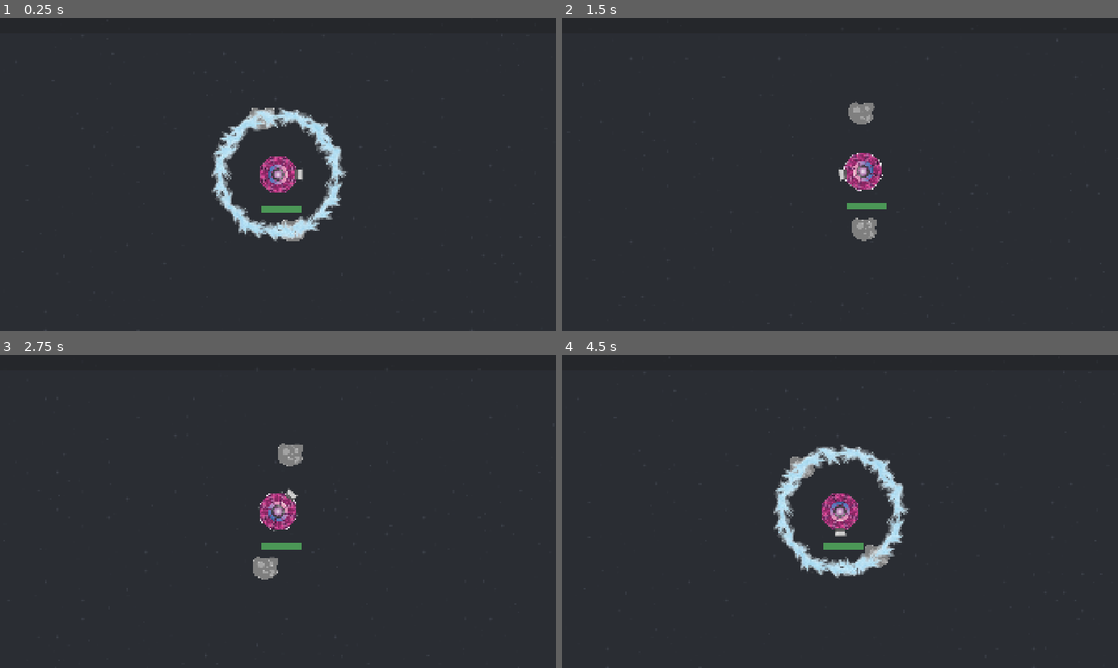
Above: before the commit, frames 1-4 (two rows, left to right).
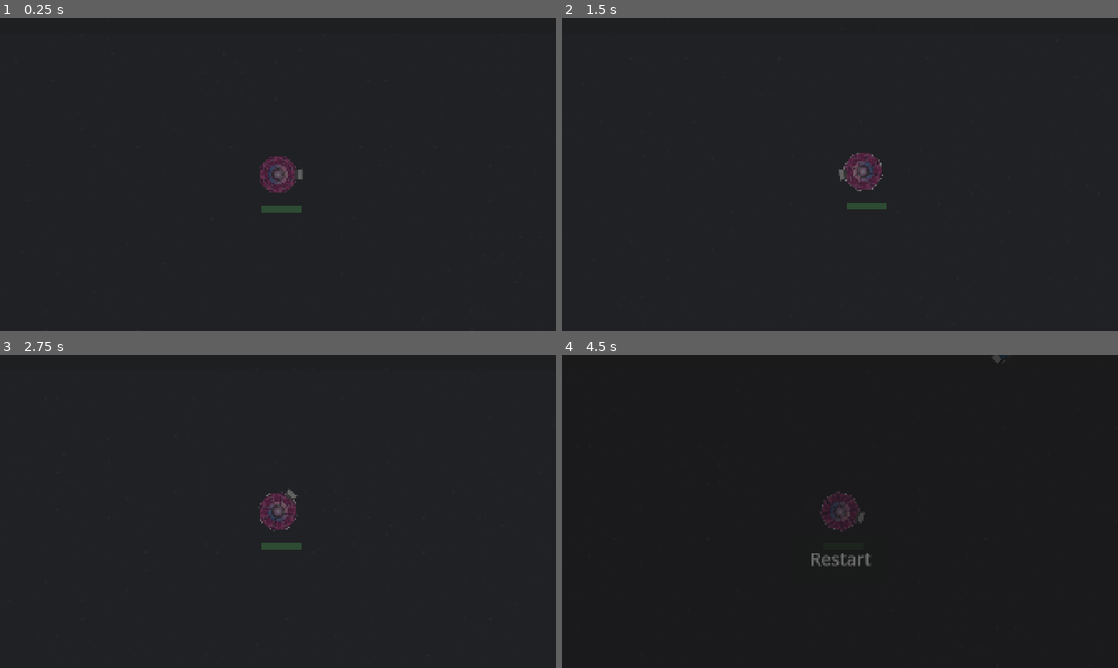
Above: after the commit, the same moments.

Repository: two-sticks-and-a-rock/space-arcade
Game: Godot game, scene res://scenes/main.tscn
Same seed, same stepped clock (60 frames per second), same inputs: the game is played once before the commit and once after it.
Inputs (mouse positions are in pixels of both pictures, inside the frame that each line leads up to):
- Up to frame 1 (0.25 s): no input
- Up to frame 2 (1.5 s): move the mouse to (962, 158) at 0.52 s; press the mouse at (962, 158) at 0.53 s; move the mouse to (728, 190) at 1.27 s; release the mouse at (728, 190) at 1.28 s; click (728, 190) at 1.35 s
- Up to frame 3 (2.75 s): move the mouse to (333, 442) at 2.02 s; press the mouse at (333, 442) at 2.03 s
- Up to frame 4 (4.5 s): move the mouse to (812, 574) at 2.77 s; release the mouse at (812, 574) at 2.78 s; click (812, 574) at 2.85 s; move the mouse to (1006, 558) at 3.52 s; press the mouse at (1006, 558) at 3.53 s; tap Escape (pause) at 4.15 s; release the mouse at (1006, 558) at 4.25 s; click "Restart" at 4.25 s

The runs differ from the first frame. In frame 1, 4.3% of the frame differs, in the area x 2-97%, y 5-100%; in frame 2, 1.4%; in frame 3, 1.5%; in frame 4, 6.4%, in the area x 0-100%, y 0-100%.
Error after the commit: Parse Error: Could not parse global class "PlayerWeapon" from "res://scenes/player/player_weapons/player_weapon.gd". (res://scenes/ui/upgrade_menu.gd:11)

Commit message:
force resets

Diff:
--- a/scenes/player/player_weapons/orbiter/orbiter_ring.gd
+++ b/scenes/player/player_weapons/orbiter/orbiter_ring.gd
@@ -40,10 +40,6 @@
 
 func _ready():
 	super()
-	# FOR DEBUGGING #
-	EventBus.level_up.connect(debug_handle_level_up)
-	# FOR DEBUGGING #
-
 	up_timer.start()
 
 
--- a/scenes/player/player_weapons/player_weapon.gd
+++ b/scenes/player/player_weapons/player_weapon.gd
@@ -17,6 +17,9 @@
 func _ready():
 	_reinstantiate_weapon()
 
+    if (!EventBus.restart_game.is_connected(_on_restart)):
+        EventBus.restart_game.connect(_on_restart)
+
 func _reset_weapon():
 	for upgrade in upgrades:
 		upgrade._remove_upgrade(self as PlayerWeapon)
@@ -25,6 +28,10 @@
 	upgrades = [] as Array[WeaponUpgrade]
 	for possible_upgrade_set in possible_upgrade_sets:
 		possible_upgrade_set.applied = false
+
+func _on_restart():
+    _reset_weapon()
+    _reinstantiate_weapon()
 
 func _reinstantiate_weapon():
 	for upgrade in upgrades:
--- a/scenes/ui/upgrade_menu.gd
+++ b/scenes/ui/upgrade_menu.gd
@@ -2,7 +2,6 @@
 
 @onready var upgrade_panel_scene : PackedScene = load("res://scenes/ui/upgrade_panel.tscn")
 @onready var h_container : HBoxContainer = $PanelContainer/HBoxContainer
-@onready var player : StaticBody2D = get_tree().root.get_node("Main/player")
 
 var hit_max_level = false
 
@@ -40,7 +39,7 @@
 	return sliced.slice(0, num_to_choose)
 
 func populate_upgrade_panels():
-	var player_weapons = player.get_children().filter(
+	var player_weapons = get_tree().root.get_node("Main/player").get_children().filter(
 		func(child):
 			return child is PlayerWeapon
 	) as Array[PlayerWeapon]
@@ -68,7 +67,7 @@
 			if (processed.all_possible_upgrades_length <= 1):
 				hit_max_level = true
 			EventBus.finish_level_up.emit()
-			_on_player_finish_level_up.call_deferred()
+			_on_player_finish_level_up()
 
 		h_container.add_child(upgrade_panel)
 
@@ -80,21 +79,20 @@
 func _on_player_level_up():
 	if (hit_max_level):
 		return
+	get_tree().paused = true
+	visible = true
 
-	populate_upgrade_panels.call_deferred()
-	visible = true
-	get_tree().paused = true
+	populate_upgrade_panels()
+
 
 func _on_player_finish_level_up():
-	clear_upgrade_panels.call_deferred()
+	clear_upgrade_panels()
 	visible = false
 	get_tree().paused = false
 
-
-
 func new_upgrade_menu():
 	visible = false
-	clear_upgrade_panels.call_deferred()
+	clear_upgrade_panels()
 
 func _on_restart_game():
 	new_upgrade_menu()
@@ -102,5 +100,8 @@
 func _ready():
 	new_upgrade_menu()
 
-	EventBus.level_up.connect(_on_player_level_up)
-	EventBus.restart_game.connect(_on_restart_game)
+	if(!EventBus.level_up.is_connected(_on_player_level_up)):
+		EventBus.level_up.connect(_on_player_level_up)
+
+	if(!EventBus.restart_game.is_connected(_on_restart_game)):
+		EventBus.restart_game.connect(_on_restart_game)
